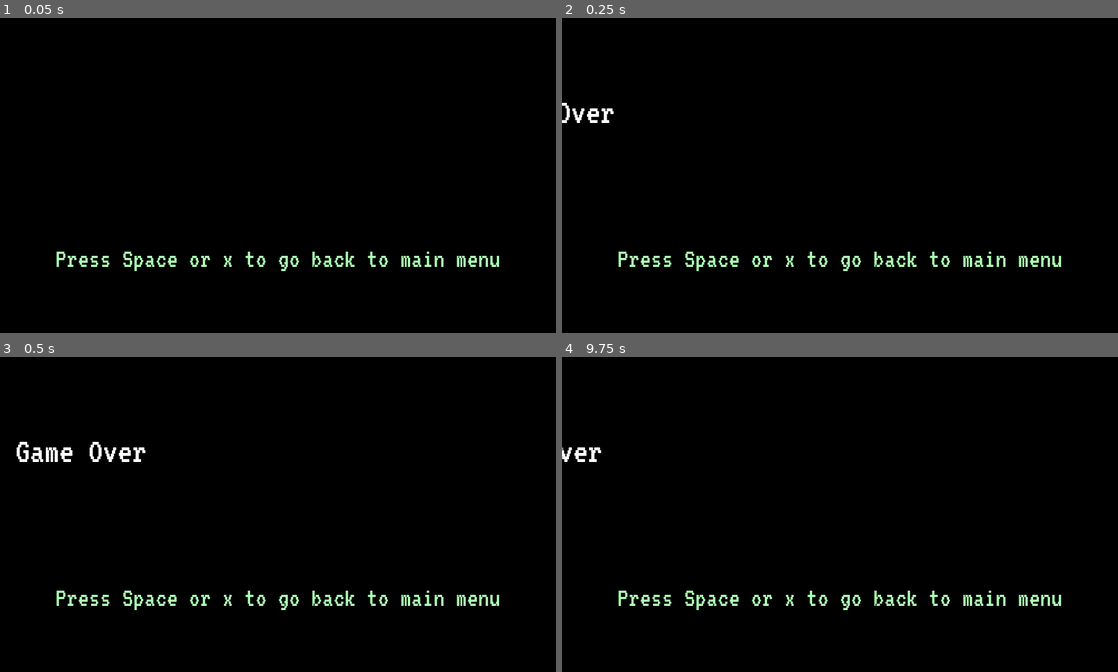
Above: before the commit, frames 1-4 (two rows, left to right).
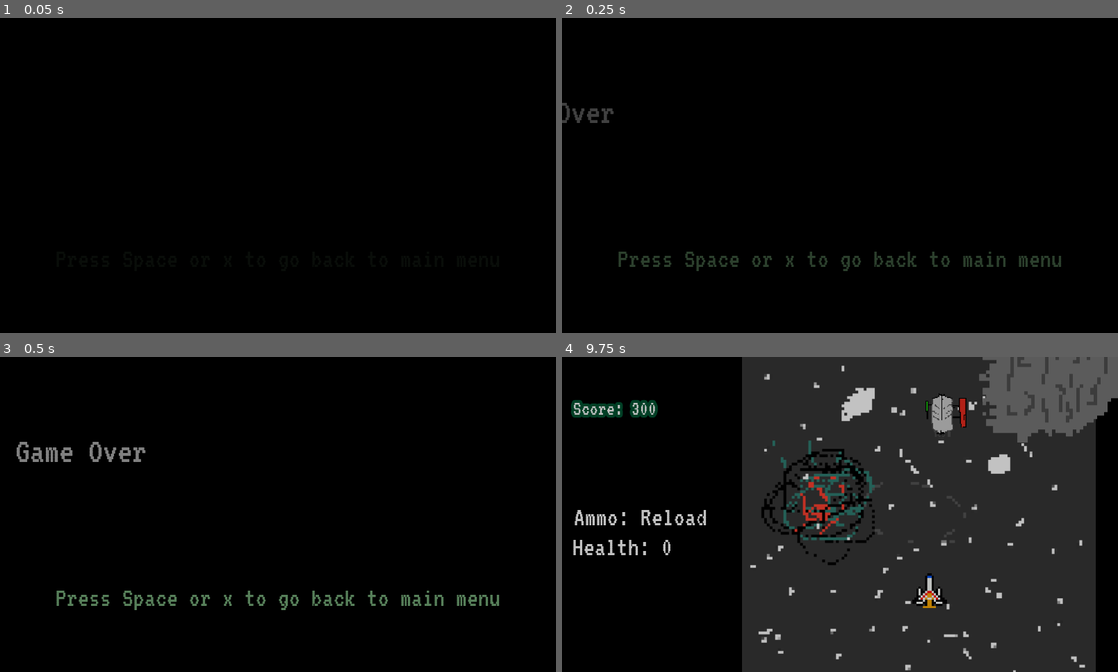
Above: after the commit, the same moments.

Repository: jiwookki/new-grBattle
Game: Godot game, scene res://mainscenes/GameOver.tscn
Same seed, same stepped clock (60 frames per second), same inputs: the game is played once before the commit and once after it. This scene is started directly instead of the project's main scene.
Inputs:
- Up to frame 1 (0.05 s): no input
- Up to frame 2 (0.25 s): no input
- Up to frame 3 (0.5 s): no input
- Up to frame 4 (9.75 s): tap Space (player_shoot) at 0.5, 0.6, 1.25, 1.35, 2.1, 2.85, 3.6, 4.35, 5.1, 5.85, 6.6, 7.35, 8.1, 8.85, 9.6 s; hold D (movement_right) 0.53-1.28 s; tap Enter (ui_accept) at 0.77, 1.52, 3.02, 3.77, 4.52, 6.02, 6.77, 7.52, 9.02 s; hold S (movement_down) 1.28-2.03 s; hold D (movement_right) 2.03-2.78 s; hold W (movement_up) 2.78-3.53 s; hold A (movement_left) 3.53-5.03 s; hold S (movement_down) 5.03-5.78 s; hold D (movement_right) 5.78-6.53 s; hold W (movement_up) 6.53-7.28 s; hold D (movement_right) 7.28-8.03 s; hold S (movement_down) 8.03-8.78 s; hold A (movement_left) 8.78-9.53 s; hold W (movement_up) from 9.53 s (still down)

The runs differ from the first frame. In frame 1, 1.3% of the frame differs, in the area x 10-90%, y 74-81%; in frame 2, 1.5%; in frame 3, 1.8%; in frame 4, 65%, in the area x 0-100%, y 0-100%.

Commit message:
fade animations, fixed enemy scoring

Diff:
--- a/Enemy1Movement.gd
+++ b/Enemy1Movement.gd
@@ -52,4 +52,5 @@
 
 
 func _on_death():
-	emit_signal("on_despawn", true)
+	if get_node("./Health").health <= 0:
+		emit_signal("on_despawn", true)
--- a/Game.gd
+++ b/Game.gd
@@ -27,5 +27,11 @@
 func on_game_over():
 	print("farewell")
 	get_node("./MusicPlayer").stop()
+	get_node("./FadeOut").play("FadeOut")
+
+
+
+
+func faded_out(anim_name):
 	get_tree().change_scene("res://mainscenes/GameOver.tscn")
 	queue_free()
--- a/mainscenes/Game.tscn
+++ b/mainscenes/Game.tscn
@@ -18,6 +18,21 @@
 [ext_resource path="res://Game.gd" type="Script" id=19]
 [ext_resource path="res://EnemySpawner.gd" type="Script" id=20]
 
+[sub_resource type="Animation" id=5]
+resource_name = "FadeOut"
+tracks/0/type = "value"
+tracks/0/path = NodePath("FadeOut/CanvasModulate:color")
+tracks/0/interp = 1
+tracks/0/loop_wrap = true
+tracks/0/imported = false
+tracks/0/enabled = true
+tracks/0/keys = {
+"times": PoolRealArray( 0, 0.9 ),
+"transitions": PoolRealArray( 1, 1 ),
+"update": 0,
+"values": [ Color( 1, 1, 1, 1 ), Color( 0, 0, 0, 1 ) ]
+}
+
 [sub_resource type="DynamicFont" id=2]
 size = 48
 font_data = ExtResource( 4 )
@@ -32,6 +47,11 @@
 
 [node name="Game" type="Node2D"]
 script = ExtResource( 19 )
+
+[node name="FadeOut" type="AnimationPlayer" parent="."]
+anims/FadeOut = SubResource( 5 )
+
+[node name="CanvasModulate" type="CanvasModulate" parent="FadeOut"]
 
 [node name="Control" type="Control" parent="."]
 margin_right = 329.0
@@ -140,6 +160,7 @@
 autoplay = true
 
 [connection signal="score_changed" from="." to="Control/ScoreCounter" method="on_update_value"]
+[connection signal="animation_finished" from="FadeOut" to="." method="faded_out"]
 [connection signal="area_entered" from="Delta1" to="Delta1/Health" method="_on_Delta1_area_entered"]
 [connection signal="update_ammo_count" from="Delta1/Gun" to="Control/AmmoDisp" method="on_update_value"]
 [connection signal="on_health_change" from="Delta1/Health" to="Control/HealthDisp" method="on_update_value"]
--- a/mainscenes/GameOver.tscn
+++ b/mainscenes/GameOver.tscn
@@ -30,6 +30,21 @@
 "values": [ -300, 350 ]
 }
 
+[sub_resource type="Animation" id=6]
+resource_name = "FadeOut"
+tracks/0/type = "value"
+tracks/0/path = NodePath("FadeIn/CanvasModulate:color")
+tracks/0/interp = 1
+tracks/0/loop_wrap = true
+tracks/0/imported = false
+tracks/0/enabled = true
+tracks/0/keys = {
+"times": PoolRealArray( 0, 1 ),
+"transitions": PoolRealArray( 1, 1 ),
+"update": 0,
+"values": [ Color( 0, 0, 0, 1 ), Color( 1, 1, 1, 1 ) ]
+}
+
 [node name="Control" type="Control"]
 anchor_right = 1.0
 anchor_bottom = 1.0
@@ -57,4 +72,11 @@
 autoplay = "Game Over"
 "anims/Game Over" = SubResource( 5 )
 
+[node name="FadeIn" type="AnimationPlayer" parent="."]
+autoplay = "FadeOut"
+anims/FadeOut = SubResource( 6 )
+
+[node name="CanvasModulate" type="CanvasModulate" parent="FadeIn"]
+color = Color( 0, 0, 0, 1 )
+
 [connection signal="animation_finished" from="AnimationPlayer" to="Start" method="on_animation_finished"]
Not shown, changed: export_presets.cfg
Not shown: 1 places in mainscenes/Game.tscn that only renumber resources
Not shown: 1 places in mainscenes/GameOver.tscn that only renumber resources
Not shown, changed: Gamma Ray Battle .vpk
Not shown, added: Gamma Ray Battle Demo (vita).zip
Not shown, added: Gamma Ray Battle Demo.vpk
